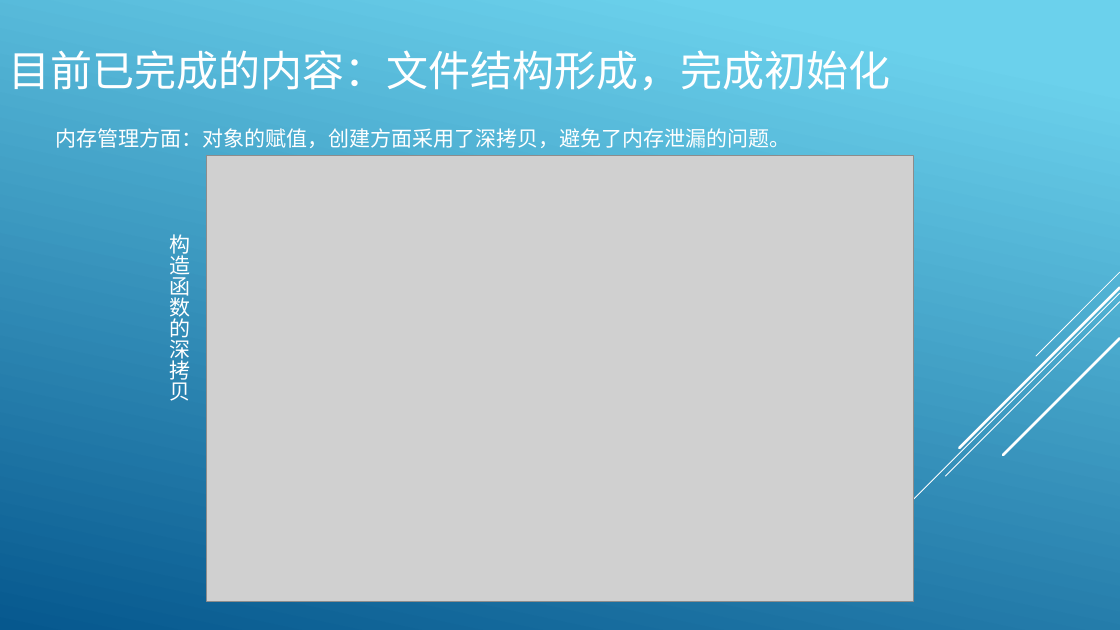
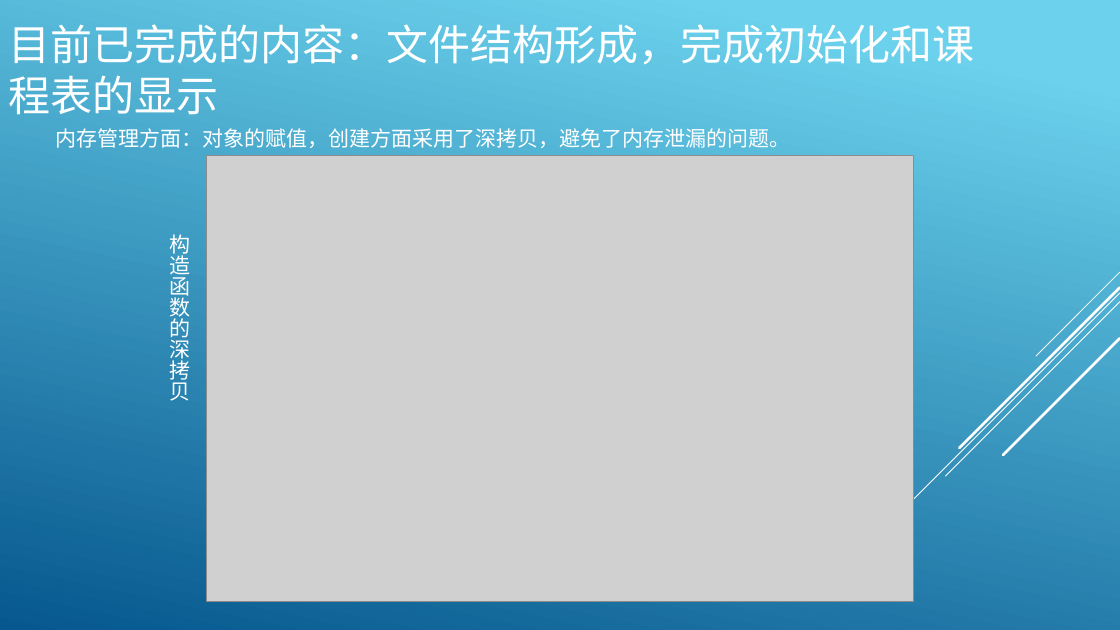
Before and after one commit to archester-250/Course_Auxiliary_System, a slide deck: slide 6 of report/Mid-term check.pptx. Drawn at 1120x630 pixels with LibreOffice and Linux fonts; fonts in the diff are those of the drawing; grey boxes stand for pictures. Boxes give left, top, right and bottom in pixels: in the first picture for what was removed or moved away, otherwise in the second. Text is boxed around its words. In the diff, an @@ line names an element or a change of style, - is before the commit and + after.

Commit message:
upload PPT

```diff
--- a/report/Mid-term check.pptx
+++ b/report/Mid-term check.pptx
@@ title at box(8, 24, 974, 115): text changed @@
-目前已完成的内容：文件结构形成，完成初始化
+目前已完成的内容：文件结构形成，完成初始化和课程表的显示
```
Also in this commit, not shown: 6 slides added, 1 slide removed, 1 other file.
